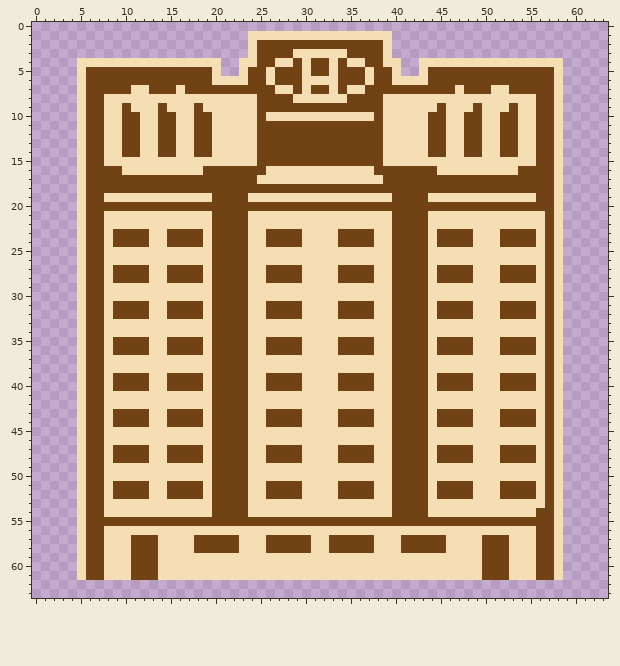
One commit to this pixel-art file: aseprite/Hospital.aseprite. Above: the version before the commit.
64x64 pixels, 1 frame.
The result:
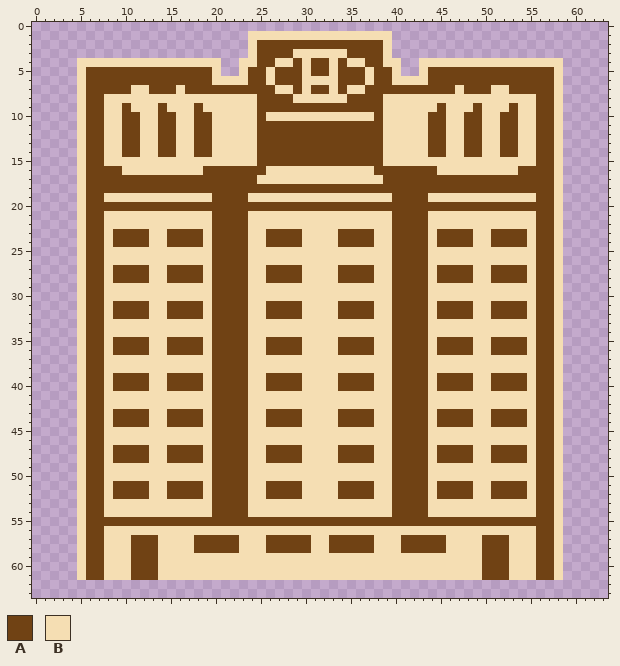
Palette (. is transparent): A #704214  B #f5deb3
What changed:
Changed rows in their new state; - is an unchanged pixel.
first column x 51:
21 -----A
22 -----A
23 A---BA
24 A---BA
25 -----A
26 -----A
27 A---BA
28 A---BA
29 -----A
30 -----A
31 A---BA
32 A---BA
33 -----A
34 -----A
35 A---BA
36 A---BA
37 -----A
38 -----A
39 A---BA
40 A---BA
41 -----A
42 -----A
43 A---BA
44 A---BA
45 -----A
46 -----A
47 A---BA
48 A---BA
49 -----A
50 -----A
51 A---BA
52 A---BA
53 -----A
Boxes around the changes in both pictures, in picture pixels (x1, y1, x2, y2):
changed: (491, 211, 545, 508)
